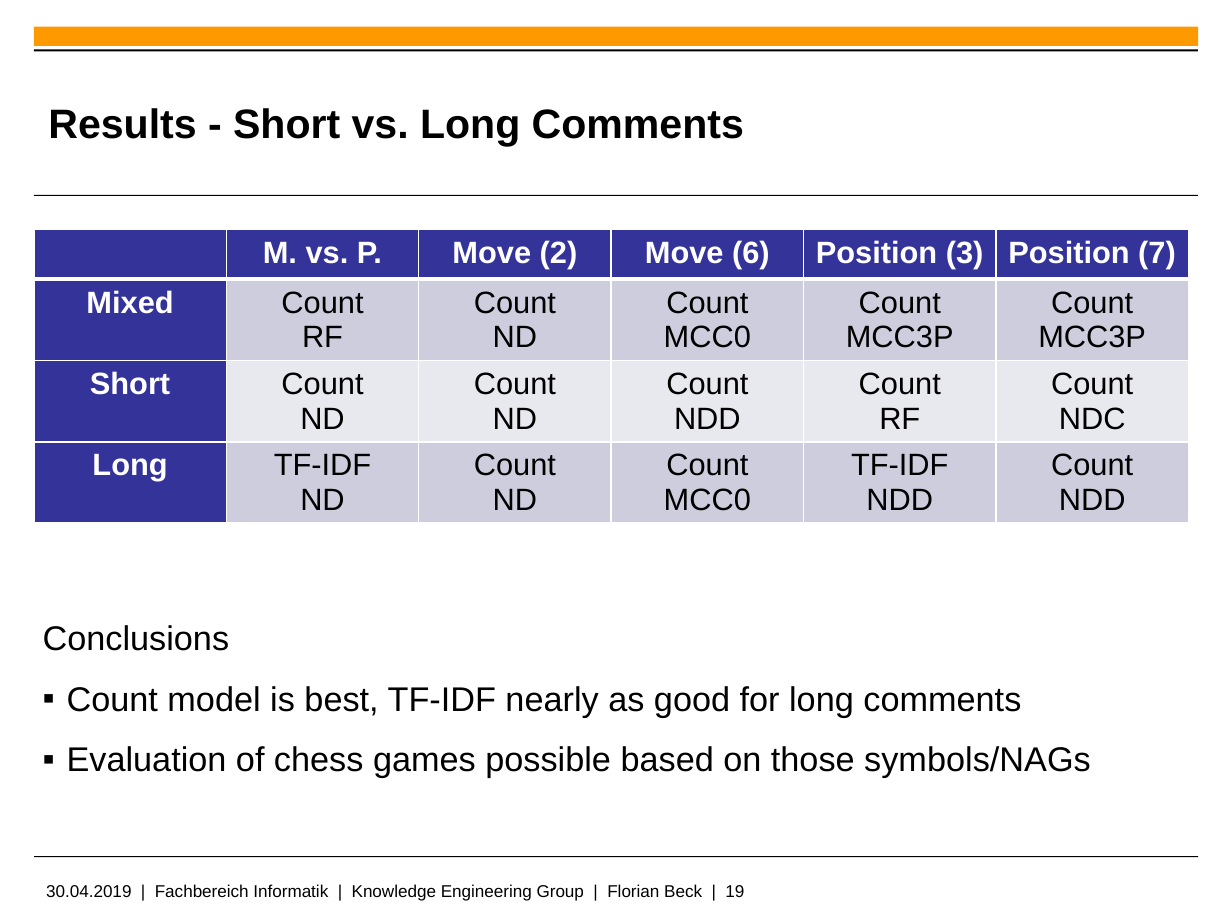
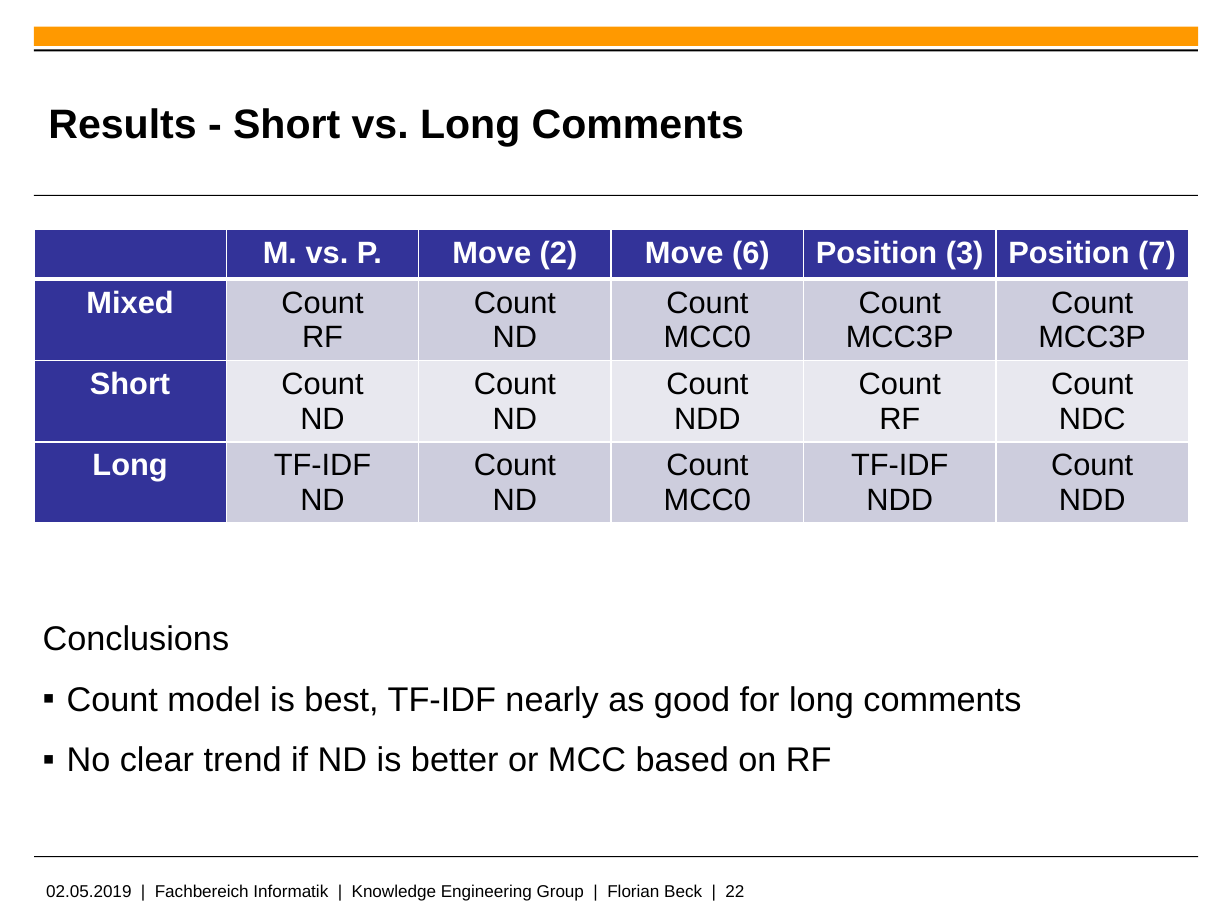
Before and after one commit to Flo427/chess-annotation, a slide deck: slide 22 of sentiment_classification_of_chess_annotations.pptx (slide 19 before the commit). Drawn at 1232x924 pixels with LibreOffice and Linux fonts; fonts in the diff are those of the drawing; background and template pictures are left out. Boxes give left, top, right and bottom in pixels: in the first picture for what was removed or moved away, otherwise in the second. Text is boxed around its words. In the diff, an @@ line names an element or a change of style, - is before the commit and + after.

```diff
--- a/sentiment_classification_of_chess_annotations.pptx
+++ b/sentiment_classification_of_chess_annotations.pptx
@@ text at <box>67,746,832,772</box>: text changed @@
-  ▪ Evaluation of chess games possible based on those symbols/NAGs
+  ▪ No clear trend if ND is better or MCC based on RF
@@ text at <box>46,884,744,901</box>: text changed @@
-30.04.2019 | Fachbereich Informatik | Knowledge Engineering Group | Florian Beck | 19
+02.05.2019 | Fachbereich Informatik | Knowledge Engineering Group | Florian Beck | 22
```
Also in this commit, not shown: 6 other slides changed, 9 slides added, 3 slides removed.
